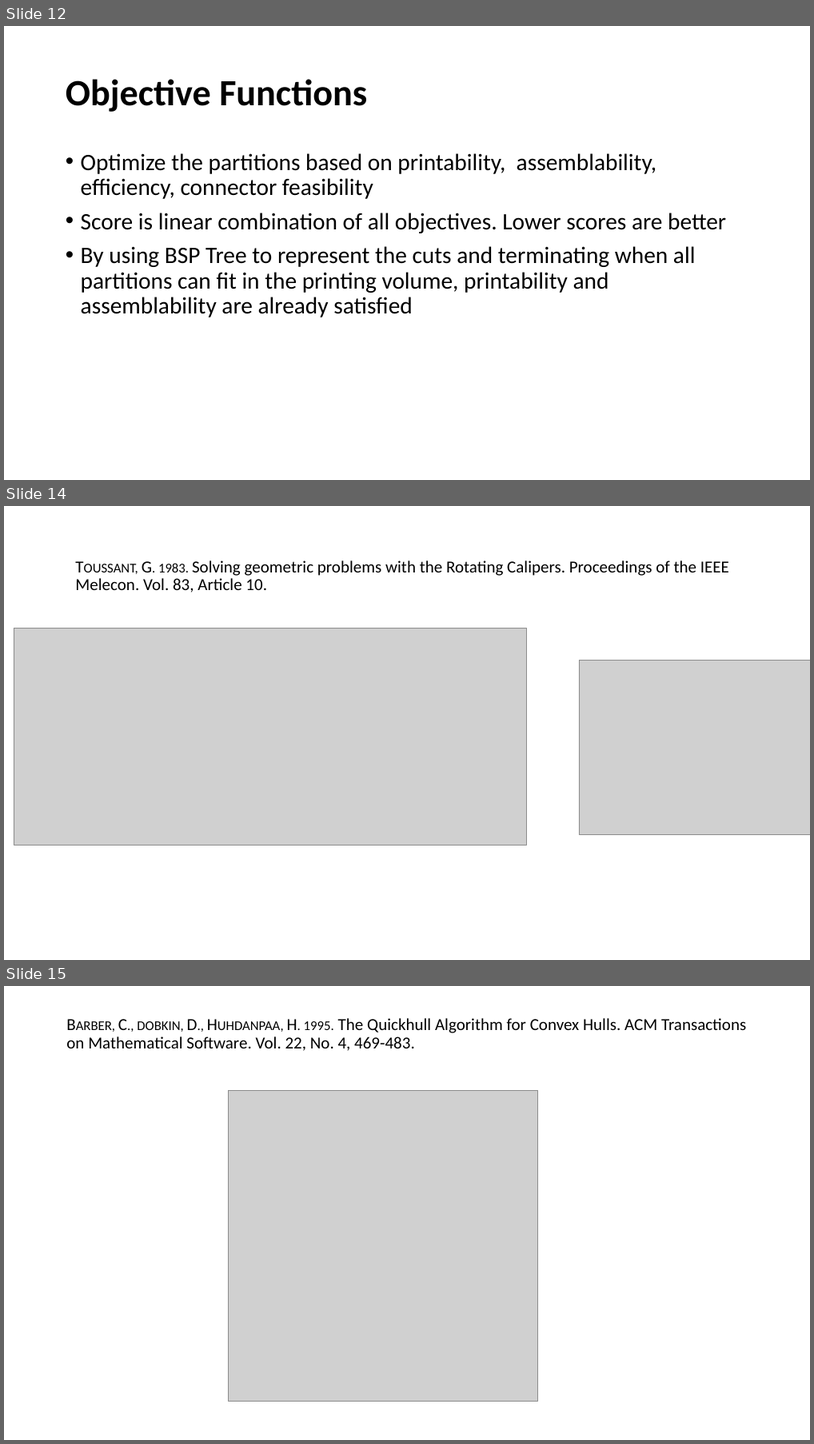
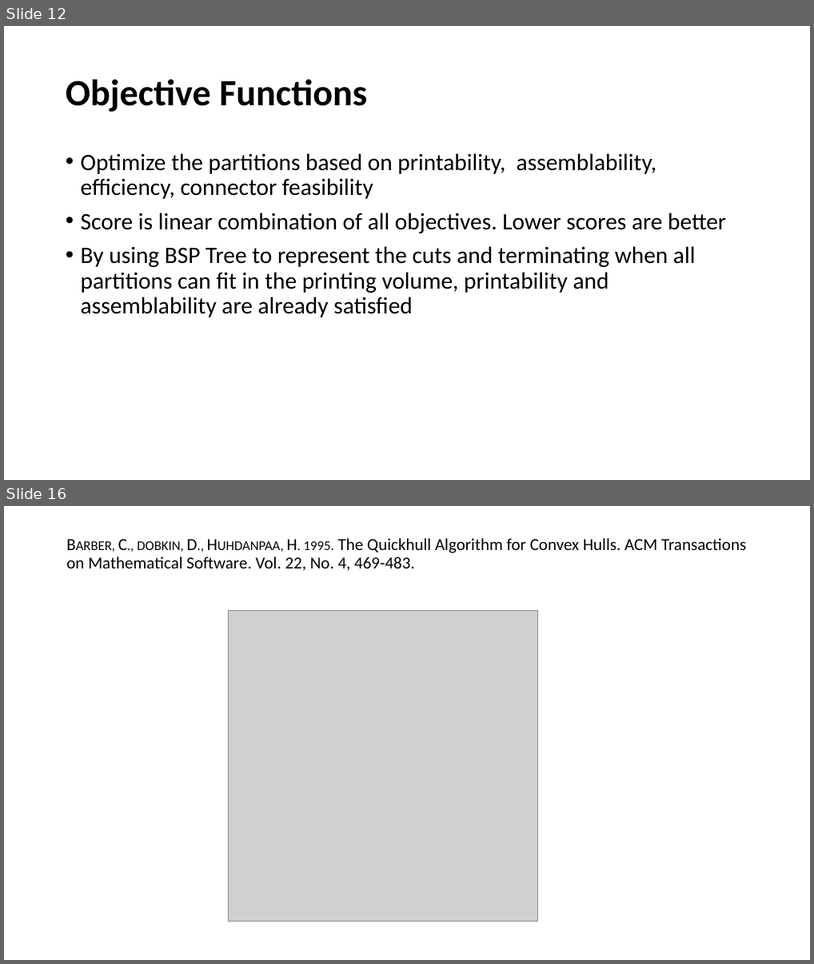
Before and after one commit to JasonKraft/acg_final, a slide deck: presentation/Presentation.pptx. Shown one above the other, each under a label of ours: slides 12, 14 and 15 before the commit, slides 12 and 16 after it; the slides between them are not shown. The pictures are 814x1444 and 814x964 pixels, drawn with LibreOffice and Linux fonts; fonts in the diff are those of the drawing; grey boxes stand for pictures. Boxes give left, top, right and bottom in pixels: in the first picture for what was removed or moved away, otherwise in the second. Text is boxed around its words. In the diff, an @@ line names an element or a change of style, - is before the commit and + after.

```diff
--- a/presentation/Presentation.pptx
+++ b/presentation/Presentation.pptx
@@ slide 14 removed at box(4, 506, 810, 960), background #FFFFFF @@
@@ title removed at box(75, 560, 730, 592) @@
-Toussant, G. 1983. Solving geometric problems with the Rotating Calipers. Proceedings of the IEEE Melecon. Vol. 83, Article 10.
@@ picture removed at box(14, 628, 527, 844) @@
@@ picture removed at box(579, 660, 810, 835) @@
@@ what was slide 15 is now slide 16 @@
```
Also in this commit, not shown: 4 slides changed, 3 slides added, 1 other file.
